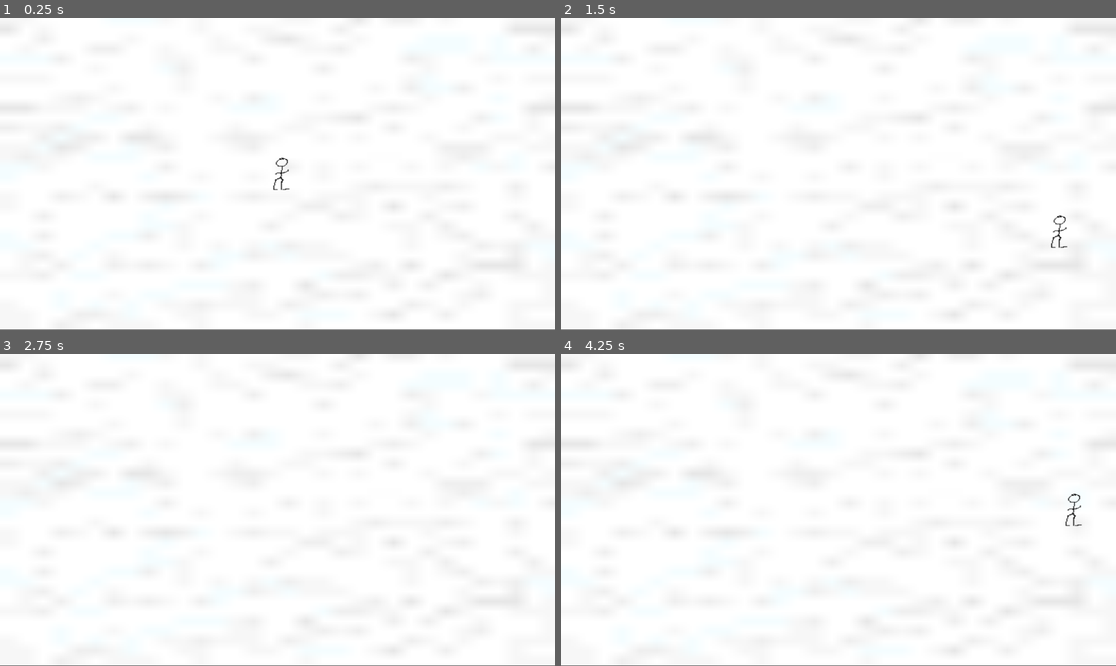
Above: before the commit, frames 1-4 (two rows, left to right).
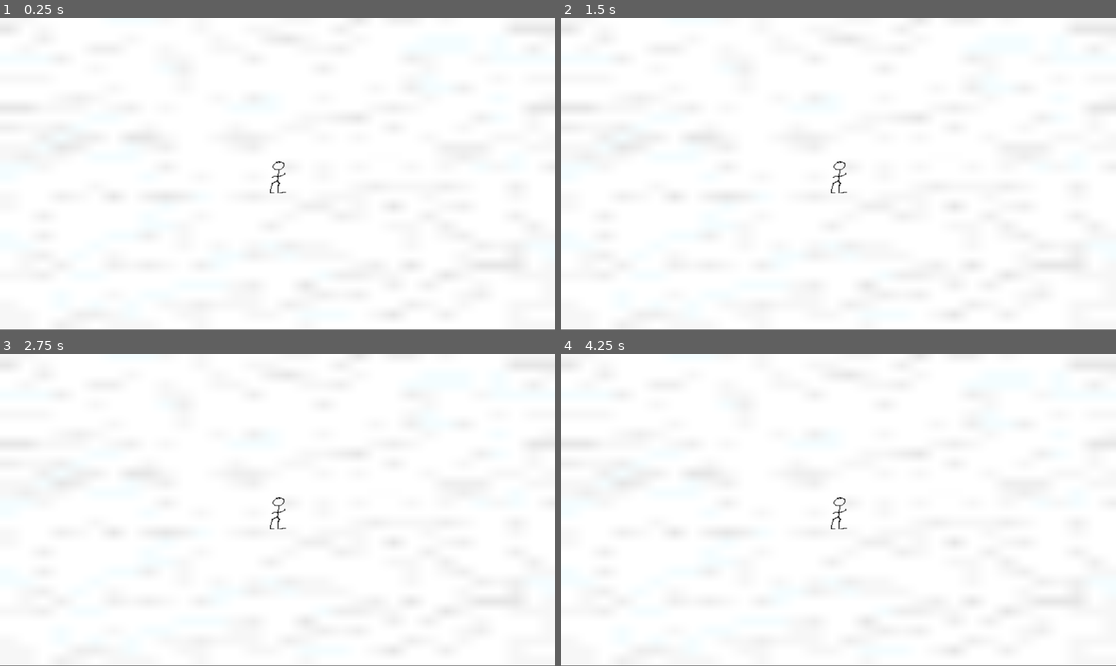
Above: after the commit, the same moments.

Repository: xkolyaskin/Mycrosoffed-Studios
Game: Godot game, scene res://Game.tscn
The game is run twice, just before and just after one commit, with the same random seed, the same clock (stepped at 60 frames per second) and the same inputs.
Inputs:
- Up to frame 1 (0.25 s): no input
- Up to frame 2 (1.5 s): tap Enter at 0.5 s; hold D (move_right) 0.53-1.28 s; hold S (move_down) from 1.28 s (still down)
- Up to frame 3 (2.75 s): release S (move_down) at 2.03 s; hold D (move_right) from 2.03 s (still down)
- Up to frame 4 (4.25 s): tap Space at 2.75 s; release D (move_right) at 2.78 s; hold W (move_up) 2.78-3.53 s; tap Enter at 3.5 s; hold A (move_left) from 3.53 s (still down)

The runs differ from the first frame. In frame 1, 0.2% of the frame differs, in the area x 48-53%, y 44-57%; in frame 2, 0.2%, in the area x 48-92%, y 45-74%; in frame 3, less than 0.1%; in frame 4, 0.2%.

Commit message:
fixed camera to player

Diff:
--- a/new-game-project/fishing_hole.tscn
+++ b/new-game-project/fishing_hole.tscn
@@ -1,4 +1,6 @@
-[gd_scene load_steps=2 format=3 uid="uid://bnhoxo3lcqlad"]
+[gd_scene load_steps=3 format=3 uid="uid://bnhoxo3lcqlad"]
+
+[ext_resource type="Texture2D" uid="uid://kblwwfx56ka8" path="res://Visual Assets/Ice_Hole_Texture.png.png" id="1_67wn1"]
 
 [sub_resource type="CircleShape2D" id="CircleShape2D_2sl56"]
 radius = 35.2278
@@ -7,3 +9,7 @@
 
 [node name="CollisionShape2D" type="CollisionShape2D" parent="."]
 shape = SubResource("CircleShape2D_2sl56")
+
+[node name="IceHoleTexture_png" type="Sprite2D" parent="."]
+scale = Vector2(1.375, 1.4375)
+texture = ExtResource("1_67wn1")
--- a/new-game-project/fishing_minigame.tscn
+++ b/new-game-project/fishing_minigame.tscn
@@ -1,3 +1,33 @@
-[gd_scene format=3 uid="uid://4k45peewhy1g"]
+[gd_scene load_steps=4 format=3 uid="uid://4k45peewhy1g"]
+
+[ext_resource type="Texture2D" uid="uid://ba1coitaiomao" path="res://Visual Assets/Snow Background Texture-1.png - Copy.png" id="1_cx6uu"]
+[ext_resource type="PackedScene" uid="uid://bnhoxo3lcqlad" path="res://fishing_hole.tscn" id="2_lmc8y"]
+[ext_resource type="PackedScene" uid="uid://d0h7s2b3qj6hu" path="res://player.tscn" id="3_edgh5"]
 
 [node name="FishingMinigame" type="Node2D"]
+
+[node name="CanvasLayer" type="CanvasLayer" parent="."]
+layer = -1
+
+[node name="SnowBackgroundTexture-1_png-Copy" type="Sprite2D" parent="CanvasLayer"]
+position = Vector2(569.5, 323)
+scale = Vector2(35.9688, 20.375)
+texture = ExtResource("1_cx6uu")
+
+[node name="FishingHole" parent="." instance=ExtResource("2_lmc8y")]
+position = Vector2(384, 417)
+
+[node name="FishingHole2" parent="." instance=ExtResource("2_lmc8y")]
+position = Vector2(452, 85)
+
+[node name="FishingHole3" parent="." instance=ExtResource("2_lmc8y")]
+position = Vector2(907, 305)
+
+[node name="Player" parent="." instance=ExtResource("3_edgh5")]
+position = Vector2(563, 320)
+
+[node name="FishingHole4" parent="." instance=ExtResource("2_lmc8y")]
+position = Vector2(890, 511)
+
+[node name="FishingHole5" parent="." instance=ExtResource("2_lmc8y")]
+position = Vector2(81, 206)
--- a/new-game-project/player.tscn
+++ b/new-game-project/player.tscn
@@ -4,7 +4,7 @@
 [ext_resource type="Script" uid="uid://dq5tr0ll4cm75" path="res://player.gd" id="2_onrkg"]
 
 [sub_resource type="CircleShape2D" id="CircleShape2D_4flbx"]
-radius = 45.1221
+radius = 33.1361
 
 [node name="Player" type="CharacterBody2D"]
 script = ExtResource("2_onrkg")
@@ -19,3 +19,5 @@
 position = Vector2(2, -1)
 scale = Vector2(1.75, 1.28125)
 texture = ExtResource("2_i3pqv")
+
+[node name="Camera2D" type="Camera2D" parent="."]
Not shown, added: new-game-project/Visual Assets/Ice_Hole_Texture.png.png.import
